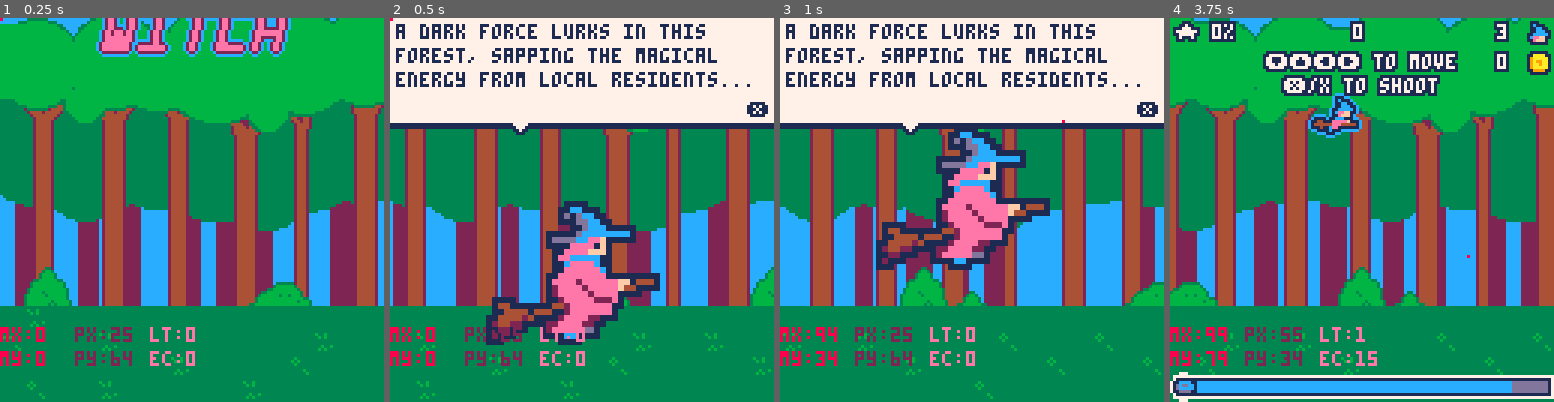
Above: before the commit, frames 1-4 (left to right).
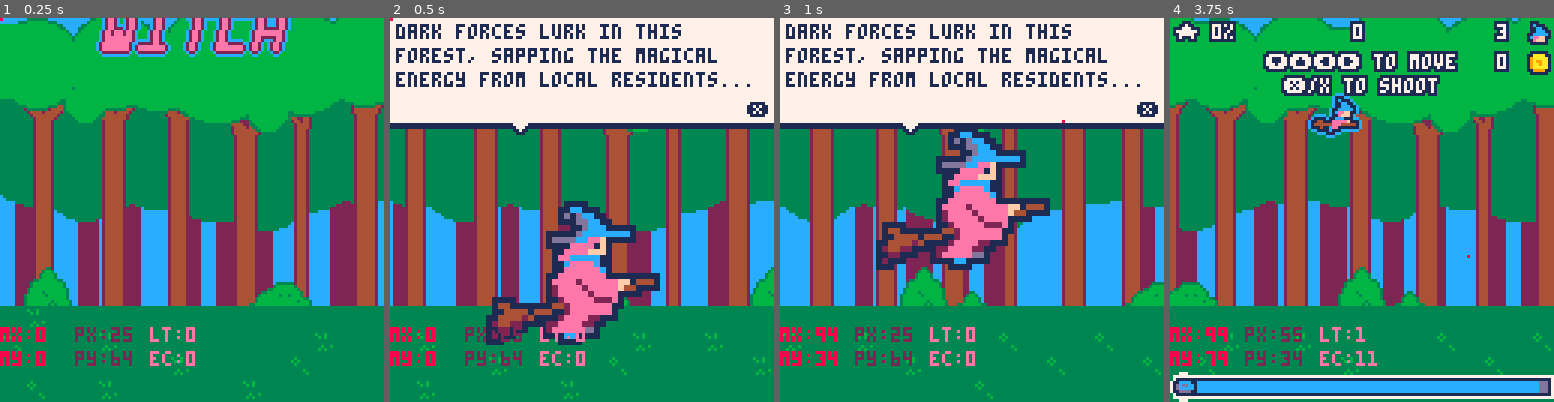
Above: after the commit, the same moments.

Repository: roseblack02/pico8-witch_blaster
Game: PICO-8 cartridge witch_blaster.p8
Two runs of this game, one before a commit and one after it. Both use one fixed random seed, a clock stepped at 60 frames per second and the inputs below.
Inputs (mouse positions are in pixels of both pictures, inside the frame that each line leads up to):
- Up to frame 1 (0.25 s): no input
- Up to frame 2 (0.5 s): tap X (X key) at 0.33 s
- Up to frame 3 (1 s): click (1060, 121) at 0.67 s; tap O (Z key) at 0.7 s
- Up to frame 4 (3.75 s): tap X (X key) at 1.07, 1.85, 2.97 s; click (1216, 267) at 1.22 s; hold Right 1.6-2.1 s; tap O (Z key) every 0.4 s from 1.7 to 3.7 s; click (1277, 114) at 1.77 s; hold Up 2.15-2.42 s; click (1342, 259) at 2.32 s; hold Right 2.47-3.03 s; click (1404, 106) at 2.87 s; hold Left 3.08-3.58 s; click (1465, 256) at 3.42 s; hold Down from 3.63 s (still down)

Frame 1 is identical in both runs. In frame 2, 1.1% of the frame differs, in the area x 2-83%, y 1-6%; in frame 3, 1.1%; in frame 4, 0.3%.

Commit message:
changes to level 1 and tutorial text

Diff:
--- a/levels.lua
+++ b/levels.lua
@@ -1,17 +1,15 @@
 --multidimensional array of coords for levels
 --level > wave > enemy type (flies,gulls,owls,worms,snails,chickens,wizards,eggs) > coords
-level1={wave1={flies={{200,24},{200,44},{200,64},{200,84},
-						{300,34},{300,54},{300,74},{300,94},
-						{400,24},{400,44},{400,64},{400,84},},
+level1={wave1={flies={{220,34},{220,54},{220,74},{220,94},
+						{350,24},{350,44},{350,84},{350,104}},
 				worms={{275,94},{295,104},{315,114}}
 			},
-		wave2={flies={{200,24},{200,34},{200,44},{200,54},{200,64},{200,74},{200,84},
-						{320,24},{320,44},{320,64},{320,84}},
-				worms={{190,114},{210,104},{230,94},{250,94},{270,104},{290,114}}
+		wave2={flies={{250,34},{270,34},{290,34},{250,94},{220,5094},{290,94},
+						{350,44},{370,44},{390,44},{350,74},{370,74},{390,74},},
+				worms={{270,104},{300,104},{330,114},{360,114}}
 			},
 		wave3={gulls={{210,38},{210,70},{210,102},
-						{360,38},{360,70},{360,102}},
-				worms={{250,94},{255,104},{260,114}}
+						{360,38},{360,70},{360,102}}
 			}
 		}
 
--- a/witch_blaster.p8
+++ b/witch_blaster.p8
@@ -36,7 +36,7 @@
 	--intro
 	intro_x,intro_y=32,64
 	intro_angle=0
-	intro_state,intro_text=1,{{"a dark force lurks in this","forest, sapping the magical","energy from local residents..."},{"i need to track down and smoke","these evil spirits so that i","can complete my transformation!"}}
+	intro_state,intro_text=1,{{"dark forces lurk in this","forest, sapping the magical","energy from local residents..."},{"i need to track down and smoke","these evil spirits so that i","can complete my transformation!"}}
 
 	--game
 	map_x,front_tree_x,back_tree_x=0,0,0
@@ -211,7 +211,10 @@
 			self.e_level=mid(0,self.e_level,116)
 
 			--contstantly drain players e_level
-			if (not level_clear) self.e_level-=self.e_drain
+			if not level_clear then
+				--slow down draining for tutorial
+				if (level==1 and level_timer<20) self.e_level-= 0.025 else self.e_level-=self.e_drain
+			end
 
 			--check if player has lost a life
 			if (self.e_level<1 and self.lives>0) self.x=25 self.y=64 self.lives-=1 self.e_level=116
@@ -505,7 +508,6 @@
 	--hud
 	--mag level
 	outlined_text("★ "..player.mag_level.."%",2,2,7,1)
-	--outlined_text(player.mag_level.."%",12,2,7,1)
 
 	--blast prompt
 	if (player.mag_level==100) outlined_text("blast 🅾️",48,112,blast_text,1)
@@ -515,7 +517,7 @@
 
 	--powerup
 	--dont show powerup text during tutorial
-	if(not(level==1 and level_timer<26)) outlined_text(player.powerup,64-(#player.powerup*2)-1,12,7,1)
+	if(not(level==1 and level_timer<30)) outlined_text(player.powerup,64-(#player.powerup*2)-1,12,7,1)
 
 	--lives
 	outlined_text(player.lives,109,2,7,1)
@@ -547,10 +549,15 @@
 
 	--tutorial text
 	if level==1 and not level_clear then
-		if(level_timer<7) outlined_text("⬇️⬆️⬅️➡️ to move",32,12,7,1) outlined_text("❎/x to shoot",38,20,7,1)
-		if(level_timer>7 and level_timer<12) outlined_text("enemies and blue orbs",24,12,7,1) outlined_text("fill the magic bar",28,20,7,1)
-		if(level_timer>12 and level_timer<19) outlined_text("🅾️/z to blast",38,12,7,1) outlined_text("when magic bar is full",20,20,7,1)
-		if(level_timer>19 and level_timer<26) outlined_text("enemies also drop",30,12,7,1) outlined_text("coins, powerups and hp",22,20,7,1)
+		if(level_timer<5) outlined_text("⬇️⬆️⬅️➡️ to move",32,12,7,1) outlined_text("❎/x to shoot",38,20,7,1)
+
+		if(level_timer>5 and level_timer<10) outlined_text("your estrogen is",32,12,7,1) outlined_text("always draining",34,20,7,1) outlined_text("watch the bar below",28,28,7,1)
+		if(level_timer>10 and level_timer<15) outlined_text("you will lose a life",26,12,7,1) outlined_text("if it hits 0",40,20,7,1)
+		if(level_timer>15 and level_timer<20) outlined_text("enemies and pills",32,12,7,1) outlined_text("will fill it up",34,20,7,1)
+
+		if(level_timer>20 and level_timer<25) outlined_text("enemies drop pills,",28,12,7,1) outlined_text("magic, coins, and",30,20,7,1) outlined_text("random powerups",34,28,7,1)
+
+		if(level_timer>25 and level_timer<30) outlined_text("blast using 🅾️/z",32,12,7,1) outlined_text("when magic is at 100%",20,20,7,1)
 	end
 end
 
@@ -1190,7 +1197,10 @@
 	player.x,player.y,player.powerup,player.points,player.e_level=25,64,"",0,116
 
 	--reset more stats if starting from intro screen
-	if(state=="intro") player.lives,player.dmg,player.mag_level,player.blast_dur,player.e_gained,player.e_drain=3,1,0,2,5,0.1
+	if state=="intro" then
+		player.lives,player.dmg,player.mag_level,player.blast_dur,player.e_gained,player.e_drain=3,1,0,2,5,0.1
+		e_upgrades,drain_upgrades,dmg_upgrades,blast_upgrades,magic_upgrades=1,1,1,1
+	end
 
 	--change to game
 	state="game"
@@ -1462,14 +1472,14 @@
 0070070000000001ceeff110000000011ccccc100000000788888770000000000000000000000000011877111555111119977777777771111e2eeee2211eeee1
 00000000000000011efff10000000001ceeff1100000000778888700000000000000000000000000001111101111100011111111111111101eeeeee11111eee1
 0000000001111011ccc11100000000011efff1000777707788877700000000000000000000000000000000000000000000000000000000001111111100011111
-111001111144111eeeeef11100111011ccc111007788777888888777000000000000000000000000000000000000000000000000000000000111100111111000
-1c1111c11444444eee4444411114111eeeeef11178888888888888870000000000000000000000000000000000111110000000000000011111ee111122ee1100
-1cc11cc1111411cee11111111444444eee4444417778778887777777000000000000000000000000000000000116661100111111111111711e2ee11222eee110
-1c1cc1c1001111c111000000114411cee1111111007777877700000000000000000000000000000000000000116677711117c777777777111eeeee2222eeee11
-1c1111c10000011100000000011111c111000000000007770000000000000000000000000000000000000000185777711997777777777110111eeee2211eeee1
-1c1001c1000000000000000000000111000000000000000000000000000000000000000000000000000000001555111111111167771111000011eeee1111eee1
-1c1001c10000000000000000000000000000000000000000000000000000000000000000000000000000000011111000000001167771000000011ee110011ee1
-11100111000000000000000000000000000000000000000000000000000000000000000000000000000000000000000000000011111100000000111100001111
+000000001144111eeeeef11100111011ccc111007788777888888777000000000000000000000000000000000000000000000000000000000111100111111000
+000000001444444eee4444411114111eeeeef11178888888888888870000000000000000000000000000000000111110000000000000011111ee111122ee1100
+00000000111411cee11111111444444eee4444417778778887777777000000000000000000000000000000000116661100111111111111711e2ee11222eee110
+00000000001111c111000000114411cee1111111007777877700000000000000000000000000000000000000116677711117c777777777111eeeee2222eeee11
+000000000000011100000000011111c111000000000007770000000000000000000000000000000000000000185777711997777777777110111eeee2211eeee1
+00000000000000000000000000000111000000000000000000000000000000000000000000000000000000001555111111111167771111000011eeee1111eee1
+000000000000000000000000000000000000000000000000000000000000000000000000000000000000000011111000000001167771000000011ee110011ee1
+00000000000000000000000000000000000000000000000000000000000000000000000000000000000000000000000000000011111100000000111100001111
 000000000000000001111110244224442244444224422442024444222244444200000000bbbbb300000000000000000000000001111100001111110011111000
 000000000111111011aaaa11244422442444422002442442002444422444442000000000bbbbb30000000000000000000000001124f110001333310114441100
 0000000011cccc1119aaaaa1024444244444200000244442000244442444420000000000bbbbbb30000000000000000000000112444f10001313311444444100
